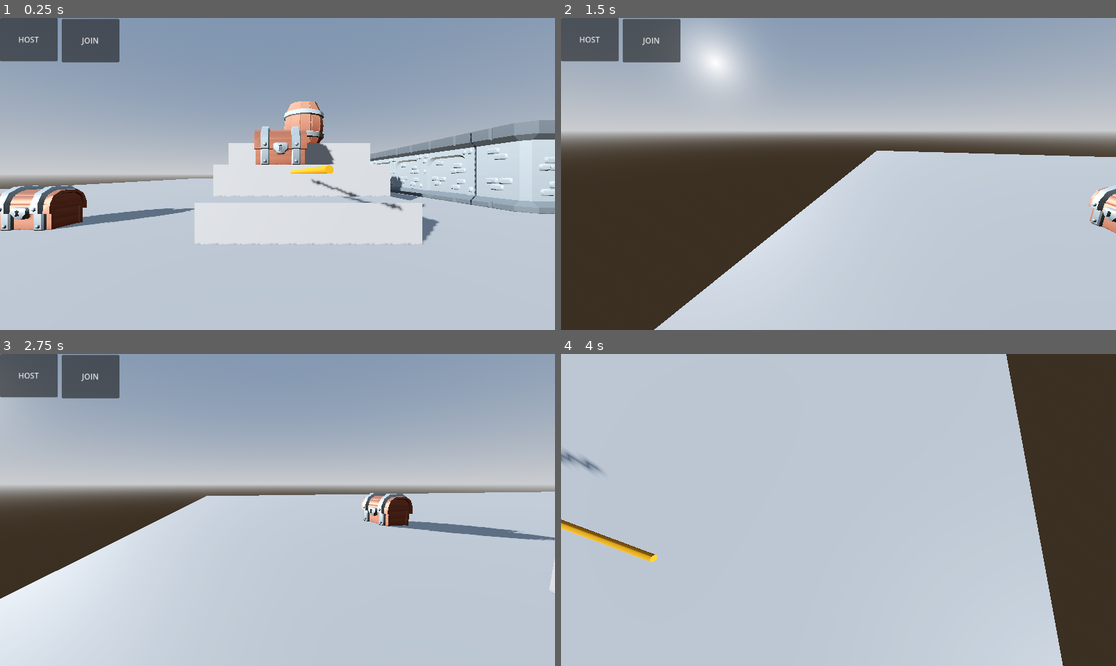
Above: before the commit, frames 1-4 (two rows, left to right).
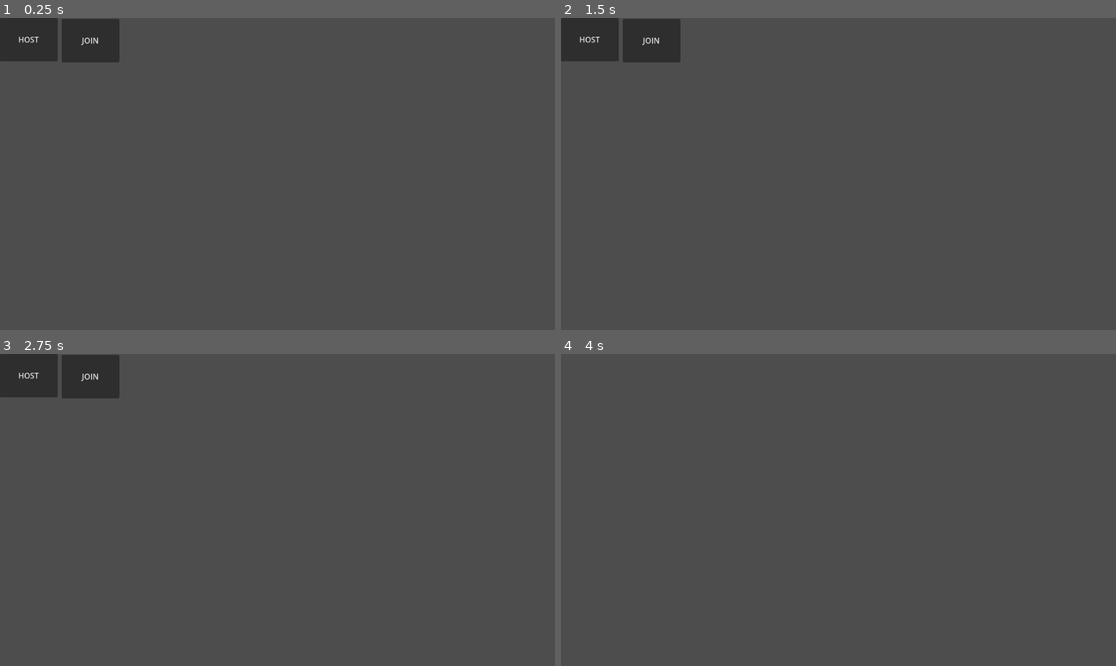
Above: after the commit, the same moments.

Repository: Sarvesh-222/ESCAPE_SFIT
Game: Godot game, scene res://Scenes/main.tscn
Two runs of this game, one before a commit and one after it. Both use one fixed random seed, a clock stepped at 60 frames per second and the inputs below.
Inputs (mouse positions are in pixels of both pictures, inside the frame that each line leads up to):
- Up to frame 1 (0.25 s): no input
- Up to frame 2 (1.5 s): tap Enter (ui_accept) at 0.5, 0.77 s; move the mouse to (960, 158) at 0.52 s; hold Right (ui_right) 0.53-1.28 s; hold P 0.53-1.28 s; click (960, 158) at 0.67 s; move the mouse to (810, 174) at 1.27 s; hold Up (ui_up) from 1.28 s (still down); tap P at 1.35 s
- Up to frame 3 (2.75 s): keep holding Up (ui_up); tap Enter (ui_accept) at 1.52 s; move the mouse to (288, 503) at 2.02 s; hold P from 2.03 s (still down)
- Up to frame 4 (4 s): release Up (ui_up) at 2.75 s; release P at 2.75 s; click "HOST" at 2.75 s; tap Enter (ui_accept) at 3.5, 3.77 s; move the mouse to (832, 516) at 3.52 s; hold Up (ui_up) from 3.53 s (still down); tap P at 3.6 s; click (832, 516) at 3.67 s

The runs differ from the first frame. In frame 1, 99% of the frame differs, in the area x 0-100%, y 0-100%; in frame 2, 97%; in frame 3, 99%; in frame 4, 100%.
Error before the commit: Cannot call method 'queue_free' on a null value. (res://Scripts/main.gd:30)

Commit message:
Added Spawn Point

Diff:
--- /dev/null
+++ b/Scenes/LaserGame/button.tscn
@@ -0,0 +1,15 @@
+[gd_scene load_steps=3 format=3 uid="uid://cpjeeofl6rtsn"]
+
+[sub_resource type="CylinderMesh" id="CylinderMesh_dpep4"]
+
+[sub_resource type="StandardMaterial3D" id="StandardMaterial3D_kwvxl"]
+albedo_color = Color(0.789836, 0.4278, 0, 1)
+metallic = 0.6
+metallic_specular = 0.0
+
+[node name="Button" type="Area3D"]
+
+[node name="MeshInstance3D" type="MeshInstance3D" parent="."]
+transform = Transform3D(0.216, 0, 0, 0, 0.03, 0, 0, 0, 0.16, 0, 0, 0)
+mesh = SubResource("CylinderMesh_dpep4")
+surface_material_override/0 = SubResource("StandardMaterial3D_kwvxl")
--- a/Scenes/LaserGame/laser_beam_new.tscn
+++ b/Scenes/LaserGame/laser_beam_new.tscn
@@ -8,6 +8,21 @@
 albedo_color = Color(0.733129, 0.469923, 0, 1)
 
 [sub_resource type="CylinderShape3D" id="CylinderShape3D_itbed"]
+
+[sub_resource type="Animation" id="Animation_itbed"]
+length = 0.001
+tracks/0/type = "value"
+tracks/0/imported = false
+tracks/0/enabled = true
+tracks/0/path = NodePath(".:rotation")
+tracks/0/interp = 1
+tracks/0/loop_wrap = true
+tracks/0/keys = {
+"times": PackedFloat32Array(0),
+"transitions": PackedFloat32Array(1),
+"update": 0,
+"values": [Vector3(0, -6.28319, 1.5708)]
+}
 
 [sub_resource type="Animation" id="Animation_68xc1"]
 resource_name = "RotateLaser"
@@ -25,21 +40,6 @@
 "values": [Vector3(0, -6.28319, 1.5708), Vector3(0, 6.28319, 1.5708)]
 }
 
-[sub_resource type="Animation" id="Animation_itbed"]
-length = 0.001
-tracks/0/type = "value"
-tracks/0/imported = false
-tracks/0/enabled = true
-tracks/0/path = NodePath(".:rotation")
-tracks/0/interp = 1
-tracks/0/loop_wrap = true
-tracks/0/keys = {
-"times": PackedFloat32Array(0),
-"transitions": PackedFloat32Array(1),
-"update": 0,
-"values": [Vector3(0, -6.28319, 1.5708)]
-}
-
 [sub_resource type="AnimationLibrary" id="AnimationLibrary_2hgmk"]
 _data = {
 &"RESET": SubResource("Animation_itbed"),
@@ -52,8 +52,12 @@
 LEFTRIGHT
 ROTATE
 UPDOWN+ ROTATE
-LEFTRIGHT+ ROTATE"
-transform = Transform3D(-4.37114e-09, -1.564, -1.74846e-08, 0.1, -6.83646e-08, 0, -7.64274e-16, -2.73458e-07, 0.1, 0, 0, 0)
+LEFTRIGHT+ ROTATE
+
+IN 2ND LAYER OF COLLISION AND COLLIDES WITH OBJECTS IN LAYER 2(PLAYERS) ONLY"
+transform = Transform3D(-3.61999e-07, -1.564, -4.46638e-07, 0.1, -5.66166e-06, 0, -1.61683e-12, -6.98542e-06, 0.1, 0, 0, 0)
+collision_layer = 2
+collision_mask = 2
 script = ExtResource("1_68xc1")
 
 [node name="MeshInstance3D" type="MeshInstance3D" parent="."]
--- /dev/null
+++ b/Scenes/LaserGame/spawn_point.tscn
@@ -0,0 +1,3 @@
+[gd_scene format=3 uid="uid://c00u3pwjhjjy7"]
+
+[node name="SpawnPoint" type="Area3D"]
--- a/Scenes/main.tscn
+++ b/Scenes/main.tscn
@@ -7,6 +7,7 @@
 [ext_resource type="PackedScene" uid="uid://c6pjq0knegrw8" path="res://Scenes/extras/wall_corner_2.tscn" id="4_21xkr"]
 [ext_resource type="PackedScene" uid="uid://b8ubeojf3iuwa" path="res://Scenes/extras/wall_arched_2.tscn" id="5_6bp64"]
 [ext_resource type="PackedScene" uid="uid://bnprfbw5w86kp" path="res://Scenes/extras/wall_shelved.tscn" id="6_344ge"]
+[ext_resource type="PackedScene" uid="uid://c00u3pwjhjjy7" path="res://Scenes/LaserGame/spawn_point.tscn" id="9_hptm8"]
 [ext_resource type="PackedScene" uid="uid://dpu48vnj1tw1" path="res://Scenes/LaserGame/laser_beam_new.tscn" id="9_ynf5e"]
 
 [sub_resource type="ProceduralSkyMaterial" id="ProceduralSkyMaterial_7u77a"]
@@ -88,12 +89,6 @@
 use_collision = true
 size = Vector3(80, 1, 80)
 
-[node name="ProtoController" parent="." instance=ExtResource("1_jjgbg")]
-transform = Transform3D(1, 0, 0, 0, 1, 0, 0, 0, 1, -14.1, 0.5, 37.7)
-look_speed = 0.006
-base_speed = 10.0
-jump_velocity = 6.0
-
 [node name="Chest" parent="." instance=ExtResource("3_jjvhh")]
 transform = Transform3D(1, 0, 0, 0, 1, 0, 0, 0, 1, -21.8, 0.5, 31)
 
@@ -168,14 +163,17 @@
 [node name="NewCHEST" parent="." instance=ExtResource("3_jjvhh")]
 transform = Transform3D(1, 0, 0, 0, 1, 0, 0, 0, 1, -14, 2.5, 30.6)
 
-[node name="laserBeamNew" parent="." instance=ExtResource("9_ynf5e")]
-transform = Transform3D(-4.37114e-09, -1.564, -1.74846e-08, 0.1, -6.83646e-08, 0, -7.64274e-16, -2.73458e-07, 0.1, -13.6, 1, 33.8)
+[node name="laserBeamNew" parent="." node_paths=PackedStringArray("spawnPoint") instance=ExtResource("9_ynf5e")]
+transform = Transform3D(-3.61999e-07, -1.564, -4.46638e-07, 0.1, -5.66166e-06, 0, -1.61683e-12, -6.98542e-06, 0.1, -13.6, 1, 33.8)
 collision_layer = 13311
 collision_mask = 13311
-rotate = true
 range = 5
 moveSpeed = 5.0
 rotateSpeed = 3.0
+spawnPoint = NodePath("../SpawnPoint")
+
+[node name="SpawnPoint" parent="." instance=ExtResource("9_hptm8")]
+transform = Transform3D(1, 0, 0, 0, 1, 0, 0, 0, 1, -6.15368, 1.52244, 37.2895)
 
 [connection signal="pressed" from="CanvasLayer/Host" to="." method="_on_host_pressed"]
 [connection signal="pressed" from="CanvasLayer/Join" to="." method="_on_join_pressed"]
--- a/Scripts/LaserGameScripts/laser_beam_new.gd
+++ b/Scripts/LaserGameScripts/laser_beam_new.gd
@@ -11,6 +11,8 @@
 @export var range:=50
 @export var moveSpeed:=10.0
 @export var rotateSpeed:=1.0
+
+@export var spawnPoint: Area3D#= load("res://Scenes/LaserGame/spawn_point.tscn")
 
 @onready var animation_player: AnimationPlayer = $AnimationPlayer
 
@@ -80,3 +82,4 @@
 
 func _on_body_entered(body: Node3D) -> void:
 	print(body.name)
+	body.position=spawnPoint.position
Not shown, changed: Addons/brackeys-proto-controller-main/proto_controller/proto_controller.tscn
Not shown: 1 places in Scenes/main.tscn that only renumber resources
